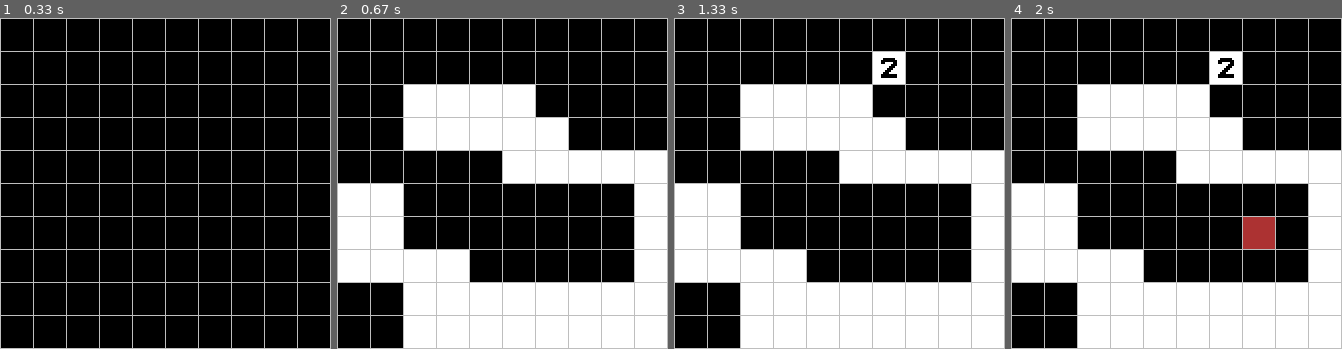
Above: before the commit, frames 1-4 (left to right).
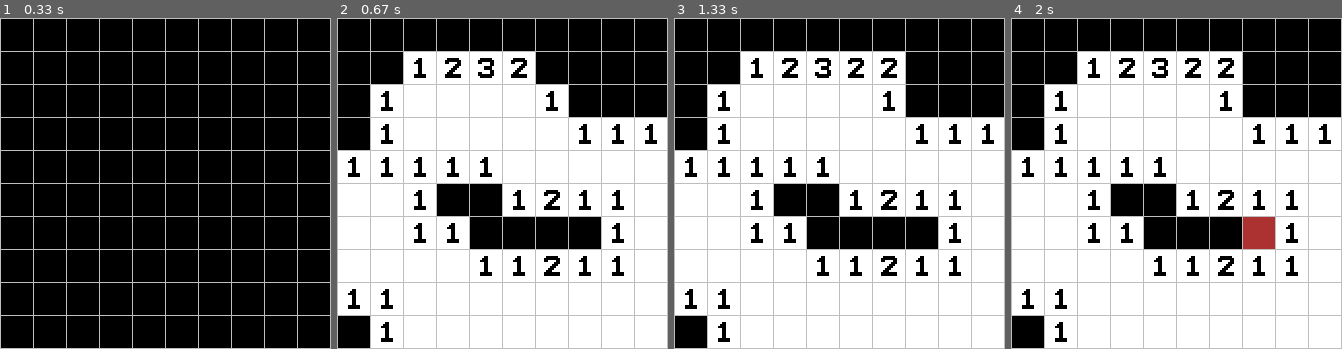
Above: after the commit, the same moments.

Repository: OraneOrveillon/minesweeper
Game: pygame game, started from main.py
Same seed, same stepped clock (60 frames per second), same inputs: the game is played once before the commit and once after it.
Inputs (mouse positions are in pixels of both pictures, inside the frame that each line leads up to):
- Up to frame 1 (0.33 s): no input
- Up to frame 2 (0.67 s): click (608, 173) at 0.38 s
- Up to frame 3 (1.33 s): click (889, 67) at 0.72 s
- Up to frame 4 (2 s): right-click (1262, 236) at 1.55 s; press the mouse at (1262, 236) at 1.87 s; move the mouse to (1275, 253) at 1.97 s

Frame 1 is identical in both runs. In frame 2, 25% of the frame differs, in the area x 0-100%, y 10-100%; in frame 3, 25%; in frame 4, 25%.

Commit message:
Return cells around with iterations (step 2)

Diff:
--- a/game.py
+++ b/game.py
@@ -20,9 +20,6 @@
         Args:
             screen (Surface): Top level window.
         """
-        # TODO test (enlever après)
-        self.iterations = 1000
-        self.actual_iteration = 0
         self.screen = screen
         self.cells = []
         self.mines_coords = []
@@ -95,19 +92,15 @@
     def face_up_cells_around(self, i, j):
         # TODO docstring
         # FIXME
-        print(str(i)+', '+str(j))
         cells_around = [(i - 1, j), (i, j - 1), (i + 1, j), (i, j + 1)]
         for cell_around in cells_around:
             for cell in self.cells:
                 if (cell.i, cell.j) == cell_around:
-                    if cell.number == 0 and cell.returned == False:
+                    if cell.returned == False:
                         cell.face_up(self.pressed)
-
-                        # TODO enlever les 2 lignes d'en-dessous après
-                        self.actual_iteration += 1
-                        if self.actual_iteration <= self.iterations:
-                            self.face_up_cells_around(cell.i, cell.j)
-                    break
+                        if cell.number == 0:
+                                self.face_up_cells_around(cell.i, cell.j)
+                        else: break
 
     def run(self) -> None:
         """
--- a/main.py
+++ b/main.py
@@ -19,9 +19,6 @@
     clock = pygame.time.Clock()
 
     game = Game(screen)
-    # TODO Enlever après
-    # sys.setrecursionlimit(1000)
-    # print(sys.getrecursionlimit())
 
     while True:
         for event in pygame.event.get():
